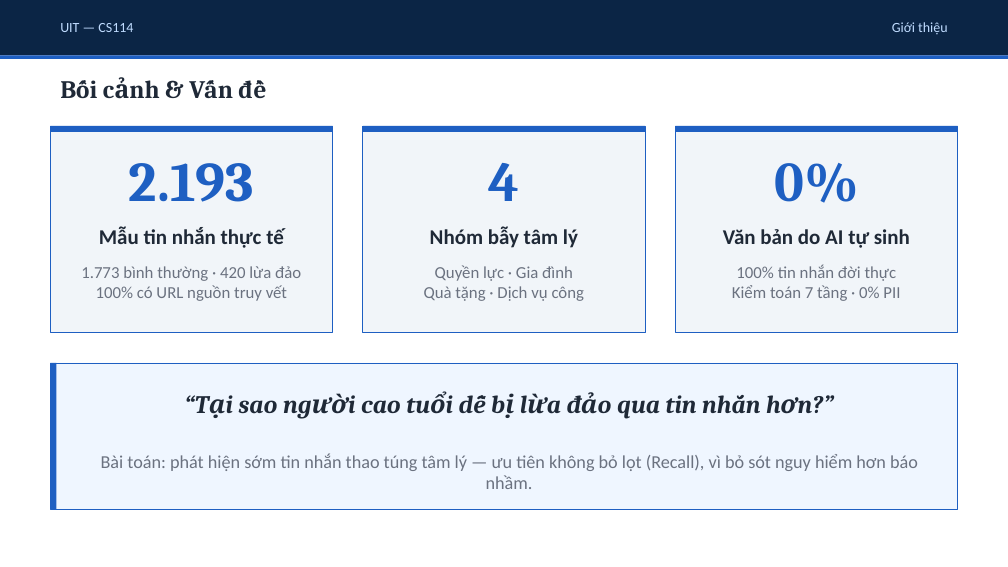
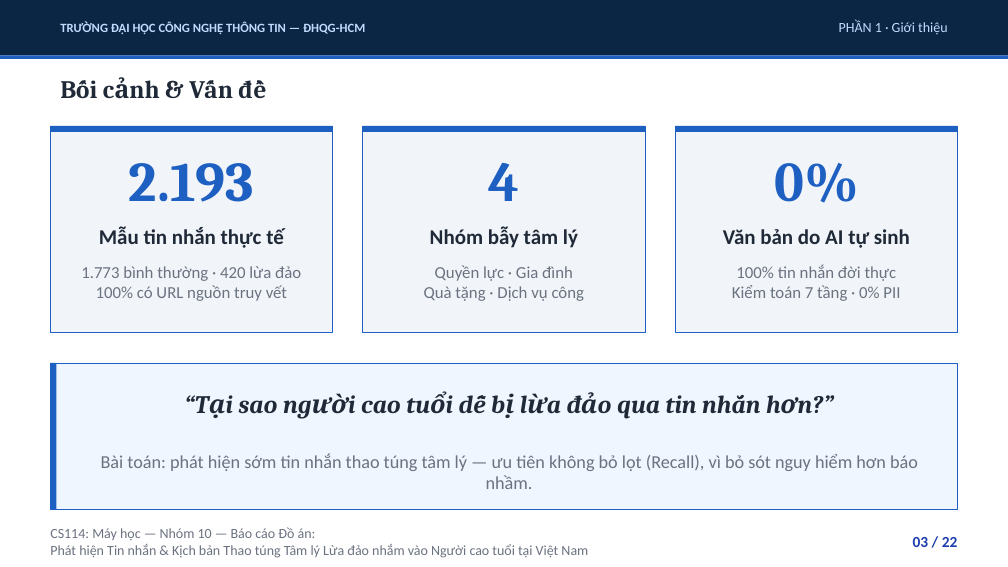
Before and after one commit to uit-25730067-chithanh/CS114-Team10-Elderly-Scam-Detection, a slide deck: slide 3 of draft/scam-detection/reports/slides/phase09_presentation.pptx (slide 2 before the commit). Drawn at 1008x567 pixels with LibreOffice and Linux fonts; fonts in the diff are those of the drawing. Boxes give left, top, right and bottom in pixels: in the first picture for what was removed or moved away, otherwise in the second. Text is boxed around its words. In the diff, an @@ line names an element or a change of style, - is before the commit and + after.

```diff
--- a/draft/scam-detection/reports/slides/phase09_presentation.pptx
+++ b/draft/scam-detection/reports/slides/phase09_presentation.pptx
@@ text at [60, 21, 365, 34]: text changed; size 10 to 9 pt; bold on @@
-UIT — CS114
+TRƯỜNG ĐẠI HỌC CÔNG NGHỆ THÔNG TIN — ĐHQG-HCM
@@ text at [839, 20, 947, 34]: text changed @@
-Giới thiệu
+PHẦN 1 · Giới thiệu
@@ text added at [50, 527, 588, 558], 10 pt, text #6B7280 @@
+CS114: Máy học — Nhóm 10 — Báo cáo Đồ án:
+Phát hiện Tin nhắn & Kịch bản Thao túng Tâm lý Lừa đảo nhắm vào Người cao tuổi tại Việt Nam
@@ text added at [913, 537, 958, 547], 11 pt, text #1E40AF, bold @@
+03 / 22
```
Also in this commit, not shown: 17 other slides changed, 4 slides added, 2 slides removed, 2 other files.
